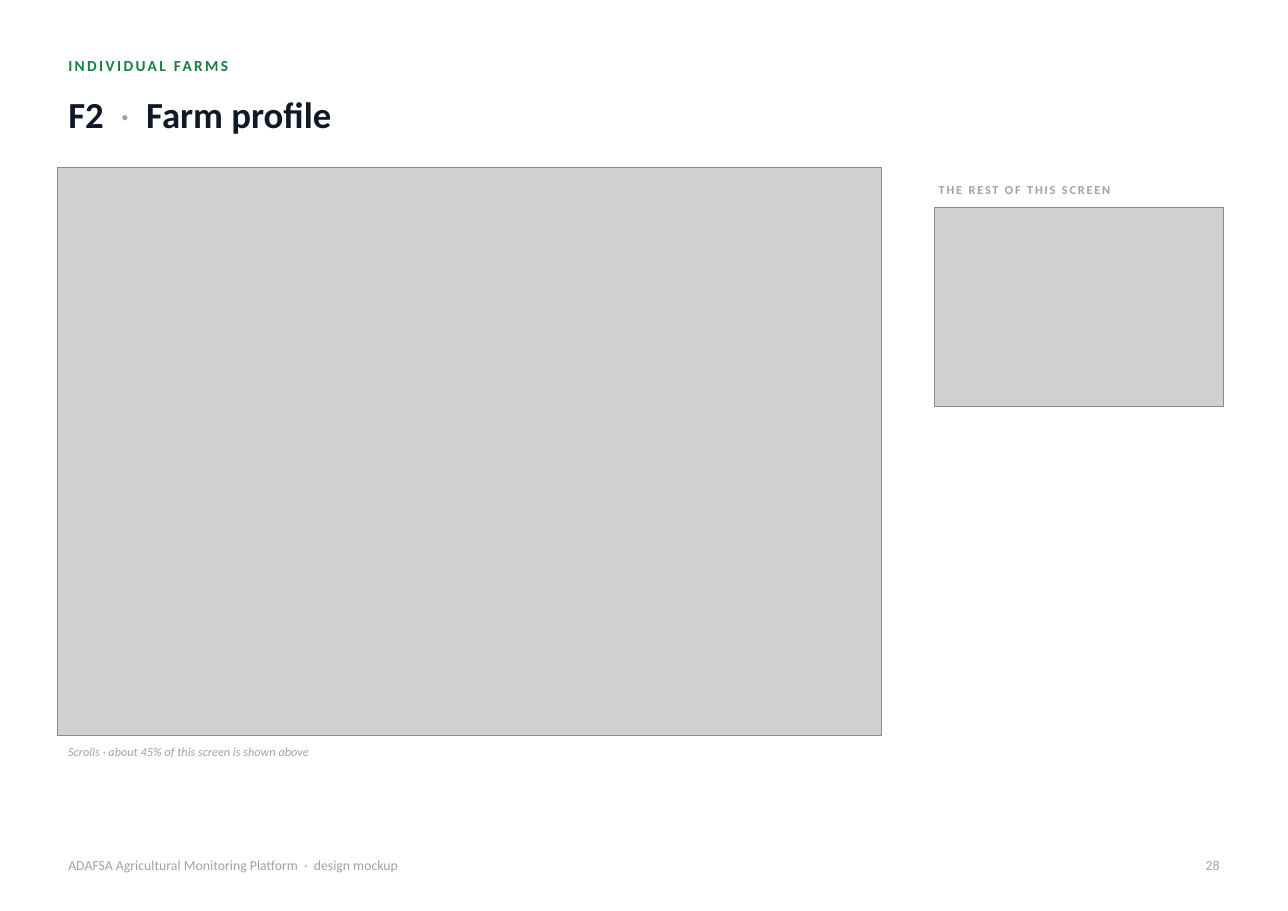
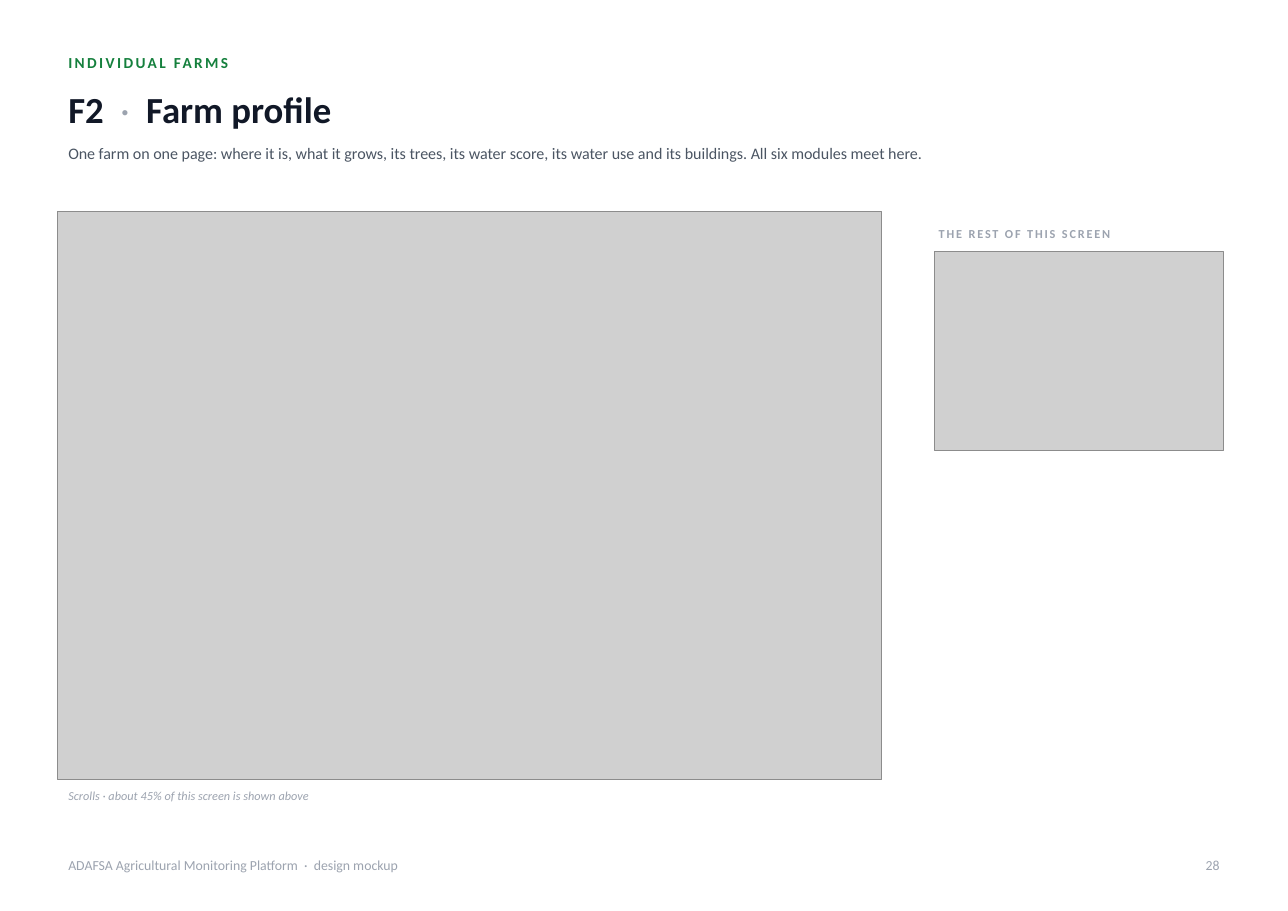
Before and after one commit to romainbigare/adafsa-mockup, a slide deck: slide 28 of docs/ADAFSA_Platform_Screens.pptx. Drawn at 1288x911 pixels with LibreOffice and Linux fonts; fonts in the diff are those of the drawing; grey boxes stand for pictures. Boxes give left, top, right and bottom in pixels: in the first picture for what was removed or moved away, otherwise in the second. Text is boxed around its words. In the diff, an @@ line names an element or a change of style, - is before the commit and + after.

```diff
--- a/docs/ADAFSA_Platform_Screens.pptx
+++ b/docs/ADAFSA_Platform_Screens.pptx
@@ text "F2 · Farm profile": place and size @@
-text "F2 · Farm profile" at (68, 102, 331, 134)
+text "F2 · Farm profile" at (68, 97, 331, 129)
@@ text added at (68, 148, 922, 162), 10.5 pt, text #4B5563 @@
+One farm on one page: where it is, what it grows, its trees, its water score, its water use and its buildings. All six modules meet here.
@@ 2 pictures, 2 texts: place and size @@
-2 pictures, 2 texts at (57, 167, 1223, 757)
+2 pictures, 2 texts at (57, 212, 1223, 801)
```
Also in this commit, not shown: 19 other slides changed, 3 other files.
